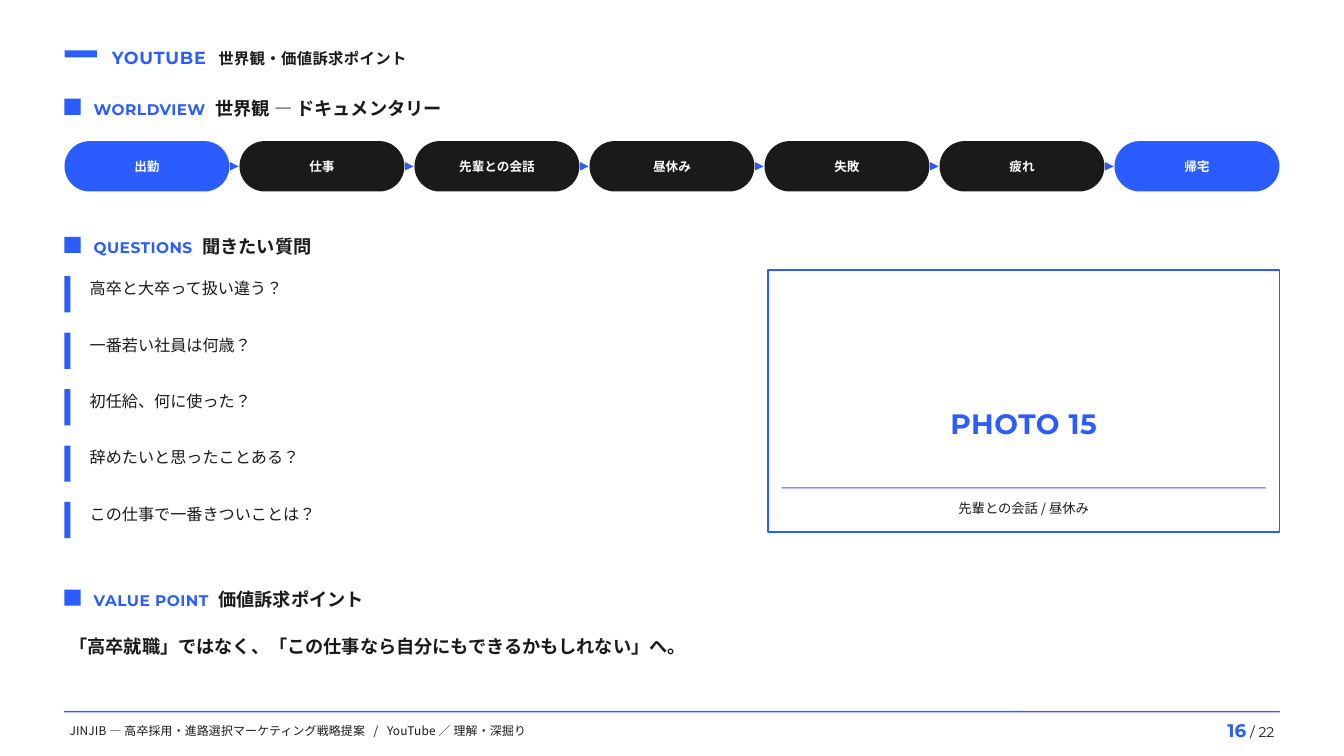
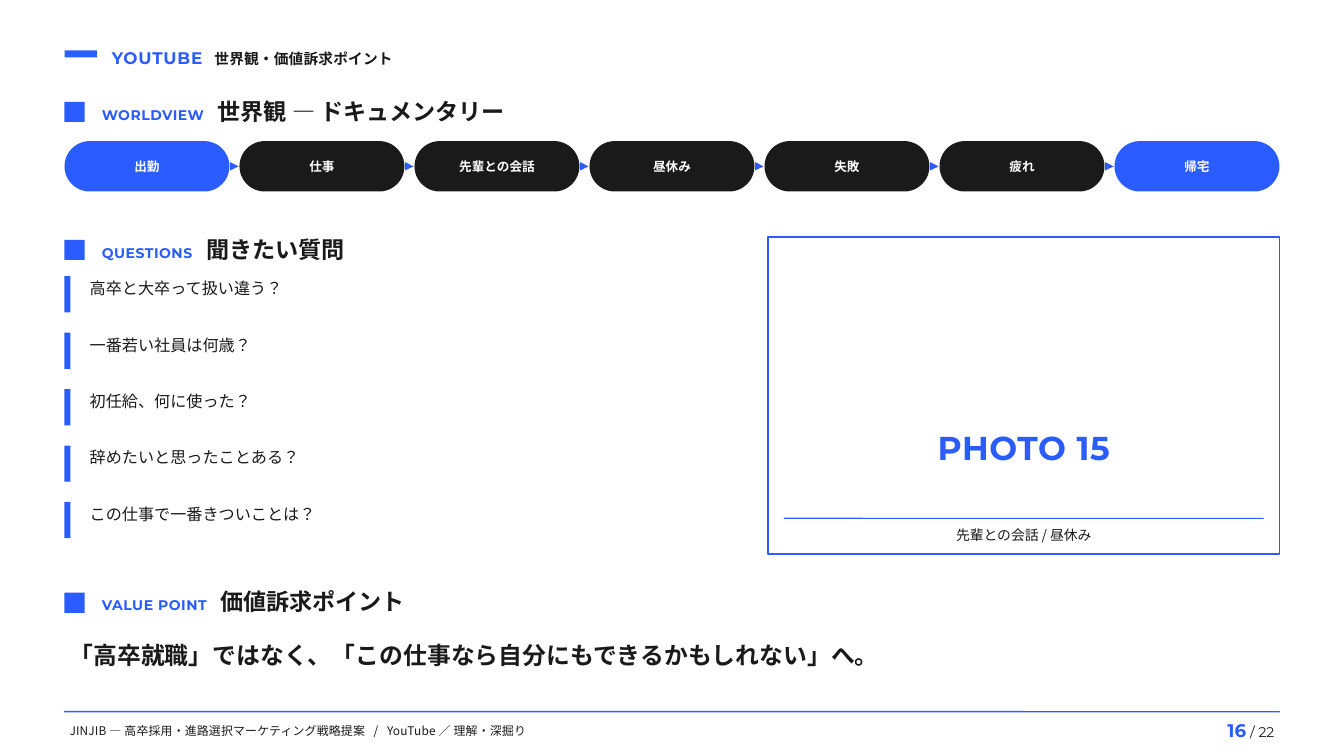
Before and after one commit to masasukexx-tech/en-marketing-lp, a slide deck: slide 16 of jinjib-proposal/output/jinjib_marketing_proposal.pptx. Drawn at 1344x756 pixels with LibreOffice and Linux fonts; fonts in the diff are those of the drawing. Boxes give left, top, right and bottom in pixels: in the first picture for what was removed or moved away, otherwise in the second. Text is boxed around its words. In the diff, an @@ line names an element or a change of style, - is before the commit and + after.

```diff
--- a/jinjib-proposal/output/jinjib_marketing_proposal.pptx
+++ b/jinjib-proposal/output/jinjib_marketing_proposal.pptx
@@ text "YOUTUBE 世界観・価値訴求ポイント" at box(112, 51, 392, 66): size 12.5 to 12 pt in "YOUTUBE"; size 11 to 10.5 pt in "世界観・価値訴求ポイント" @@
@@ rectangle: place and size @@
-rectangle at box(65, 99, 81, 115)
+rectangle at box(65, 102, 85, 122)
@@ text "WORLDVIEW 世界観 ― ドキュメンタリー": place and size @@
-text "WORLDVIEW 世界観 ― ドキュメンタリー" at box(94, 99, 441, 117)
+text "WORLDVIEW 世界観 ― ドキュメンタリー" at box(218, 100, 504, 122)
@@ text "WORLDVIEW 世界観 ― ドキュメンタリー" at box(218, 100, 504, 122): size 11 to 10 pt, letter spacing 0.3 to 0.4 pt in "WORLDVIEW"; size 13 to 16.5 pt in "世界観 ― ドキュメンタリー" @@
@@ text "QUESTIONS 聞きたい質問": place and size @@
-text "QUESTIONS 聞きたい質問" at box(94, 237, 312, 256)
+text "QUESTIONS 聞きたい質問" at box(102, 238, 344, 261)
@@ text "QUESTIONS 聞きたい質問" at box(102, 238, 344, 261): size 11 to 10 pt, letter spacing 0.3 to 0.4 pt in "QUESTIONS"; size 13 to 16.5 pt in "聞きたい質問" @@
@@ rectangle: place and size @@
-rectangle at box(768, 270, 1279, 532)
+rectangle at box(768, 237, 1279, 555)
@@ rectangle: place and size @@
-rectangle at box(65, 237, 81, 253)
+rectangle at box(65, 240, 85, 260)
@@ text "PHOTO 15": place and size @@
-text "PHOTO 15" at box(950, 414, 1097, 435)
+text "PHOTO 15" at box(938, 436, 1110, 461)
@@ text "PHOTO 15" at box(938, 436, 1110, 461): size 20 to 23.6 pt @@
@@ text "先輩との会話 / 昼休み": place and size @@
-text "先輩との会話 / 昼休み" at box(958, 502, 1089, 514)
+text "先輩との会話 / 昼休み" at box(956, 528, 1091, 541)
@@ text "先輩との会話 / 昼休み" at box(956, 528, 1091, 541): size 9.5 to 9.9 pt @@
@@ line moved from (782, 488) - (1265, 488) to (784, 518) - (1263, 518) @@
@@ rectangle: place and size @@
-rectangle at box(65, 590, 81, 606)
+rectangle at box(65, 593, 85, 613)
@@ text "VALUE POINT 価値訴求ポイント": place and size @@
-text "VALUE POINT 価値訴求ポイント" at box(94, 590, 364, 608)
+text "VALUE POINT 価値訴求ポイント" at box(102, 590, 405, 612)
@@ text "VALUE POINT 価値訴求ポイント" at box(102, 590, 405, 612): size 11 to 10 pt, letter spacing 0.3 to 0.4 pt in "VALUE POINT"; size 13 to 16.5 pt in "価値訴求ポイント" @@
@@ text "「高卒就職」ではなく、「この仕事なら自分にもできるかもしれない」へ。" at box(70, 643, 879, 667): size 13 to 17 pt @@
```
Also in this commit, not shown: 21 other slides changed, 29 other files.
